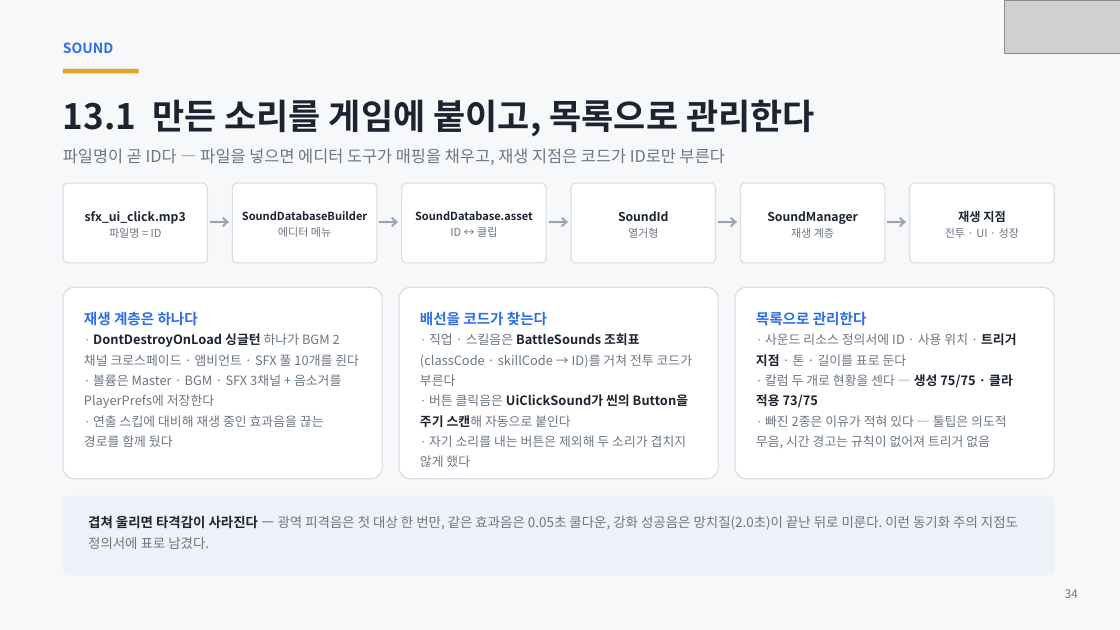
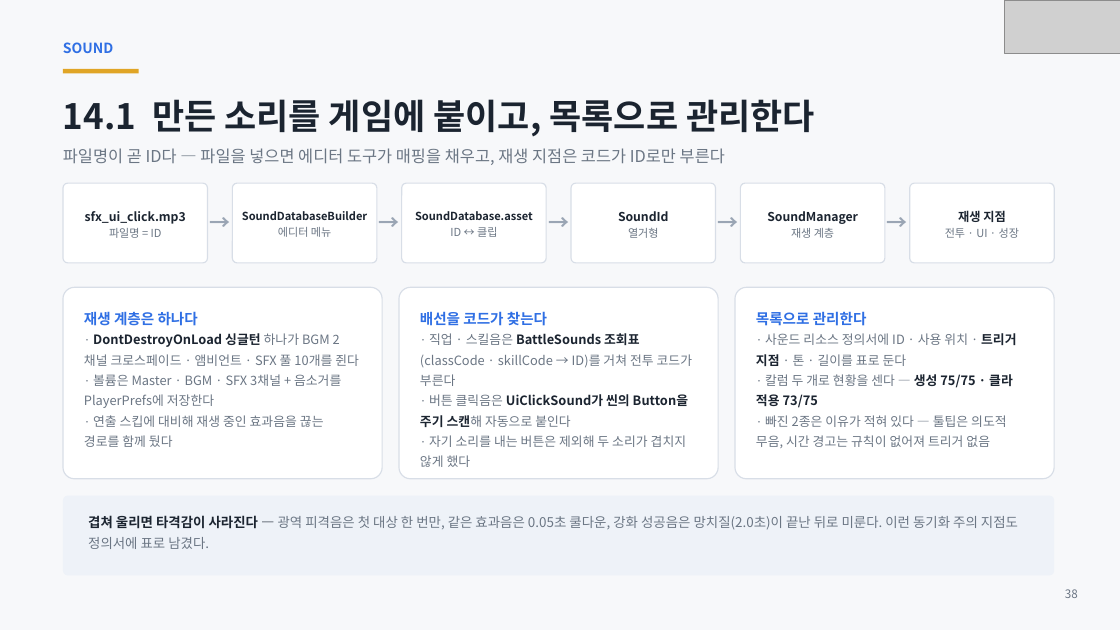
Before and after one commit to ks-wook/com2us-taskbar-hero, a slide deck: slide 38 of docs/com2us-taskbar-hero-발표자료.pptx (slide 34 before the commit). Drawn at 1120x630 pixels with LibreOffice and Linux fonts; fonts in the diff are those of the drawing; grey boxes stand for pictures. Boxes give left, top, right and bottom in pixels: in the first picture for what was removed or moved away, otherwise in the second. Text is boxed around its words. In the diff, an @@ line names an element or a change of style, - is before the commit and + after.

```diff
--- a/docs/com2us-taskbar-hero-발표자료.pptx
+++ b/docs/com2us-taskbar-hero-발표자료.pptx
@@ text at [63,99,815,137]: text changed @@
-13.1 만든 소리를 게임에 붙이고, 목록으로 관리한다
+14.1 만든 소리를 게임에 붙이고, 목록으로 관리한다
@@ text at [1065,589,1078,598]: text changed @@
-34
+38
```
Also in this commit, not shown: 29 other slides changed, 4 slides added, 9 other files.
